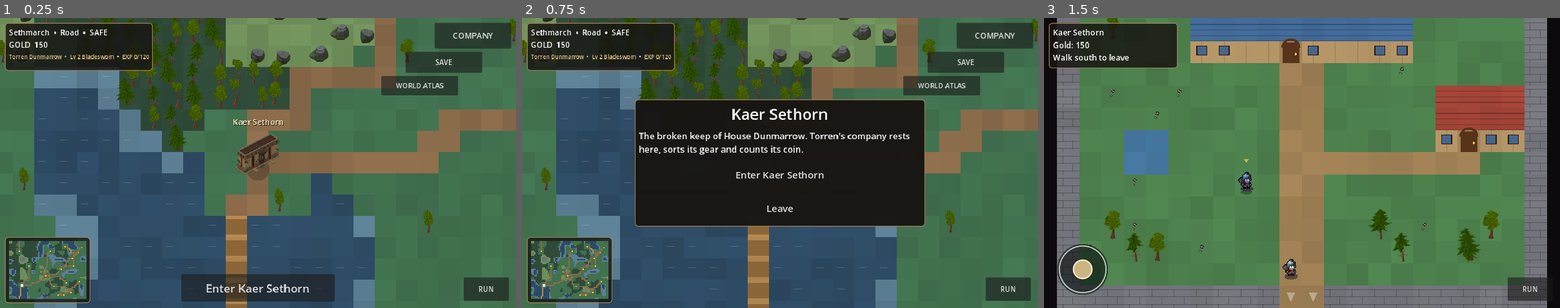
Above: before the commit, frames 1-3 (left to right).
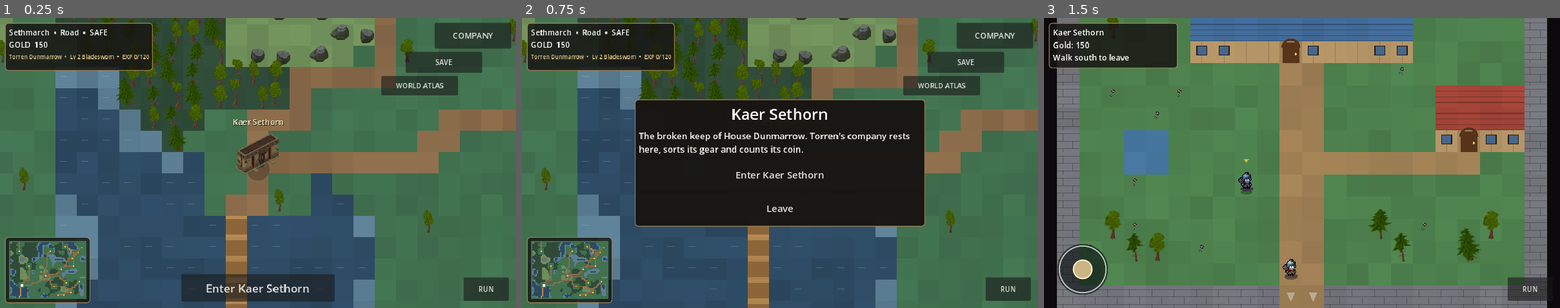
Above: after the commit, the same moments.

Repository: ninjun42215-gif/KindleWake
Game: Godot game, scene res://World.tscn
Same seed, same stepped clock (60 frames per second), same inputs: the game is played once before the commit and once after it. This scene is started directly instead of the project's main scene.
Inputs:
- Up to frame 1 (0.25 s): no input
- Up to frame 2 (0.75 s): click "Enter Kaer Sethorn" at 0.5 s
- Up to frame 3 (1.5 s): click "Enter Kaer Sethorn" at 1.25 s

The runs differ from the first frame. In frame 1, 2.4% of the frame differs, in the area x 1-17%, y 0-100%; in frame 2, 2.4%; in frame 3, nothing differs.

Commit message:
fix: keep all four edges traversable on the wraparound world

Diff:
--- a/Kindlewake/scripts/world/world_map.gd
+++ b/Kindlewake/scripts/world/world_map.gd
@@ -61,7 +61,9 @@
             var e: float = noise(x, y, 10.0, m.seed_value) * 0.65 + noise(x, y, 5.0, m.seed_value + 7) * 0.35
             var wet: float = noise(x, y, 9.0, m.seed_value + 31) * 0.7 + noise(x, y, 4.0, m.seed_value + 53) * 0.3
             var t: int = GRASS
-            if not m.wrap_enabled and (x == 0 or y == 0 or x == m.width - 1 or y == m.height - 1):
+            if m.wrap_enabled and (x == 0 or y == 0 or x == m.width - 1 or y == m.height - 1):
+                t = GRASS
+            elif not m.wrap_enabled and (x == 0 or y == 0 or x == m.width - 1 or y == m.height - 1):
                 t = MOUNTAIN
             elif e < 0.30:
                 t = WATER
